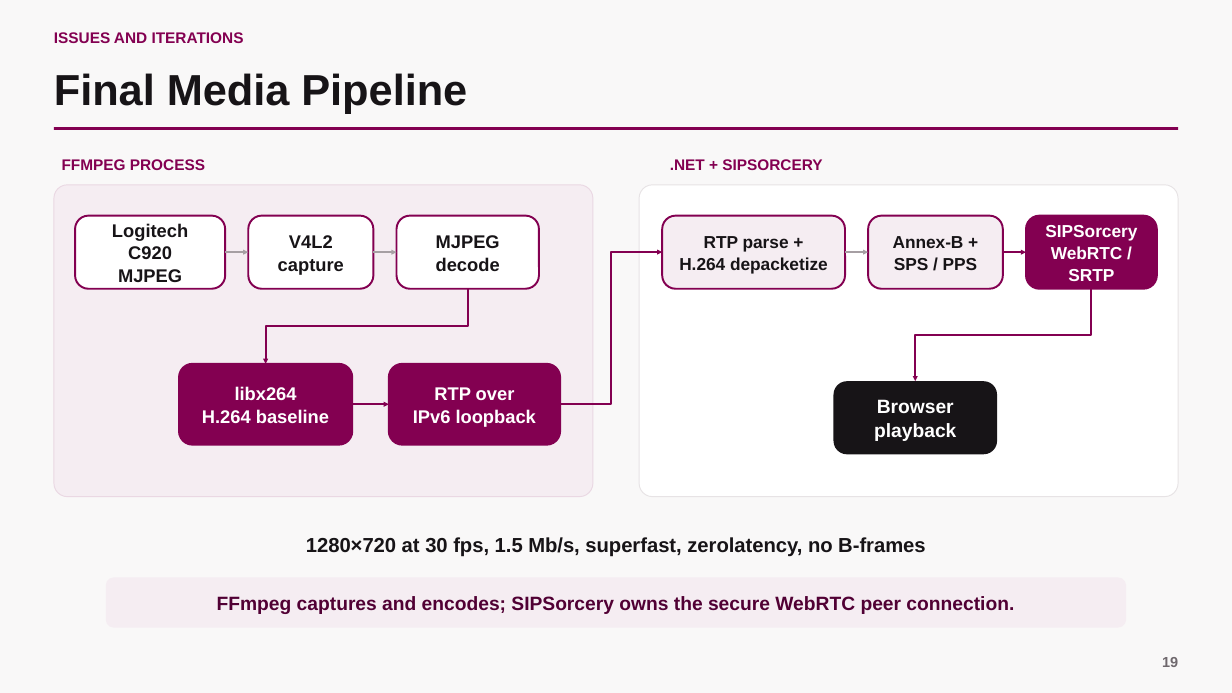
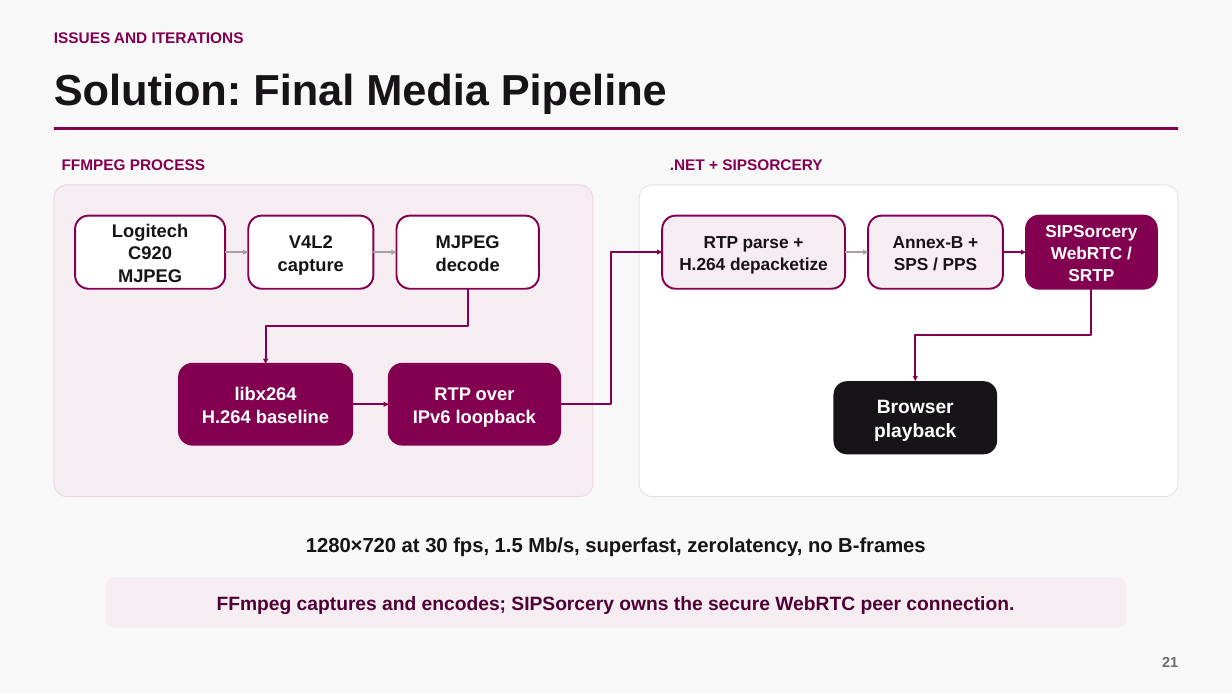
Before and after one commit to scarlet-radio-control/scarlet-radio-control, a slide deck: slide 21 of PRESENTATION.pptx (slide 19 before the commit). Drawn at 1232x693 pixels with LibreOffice and Linux fonts; fonts in the diff are those of the drawing. Boxes give left, top, right and bottom in pixels: in the first picture for what was removed or moved away, otherwise in the second. Text is boxed around its words. In the diff, an @@ line names an element or a change of style, - is before the commit and + after.

```diff
--- a/PRESENTATION.pptx
+++ b/PRESENTATION.pptx
@@ text at [54, 73, 667, 114]: text changed @@
-Final Media Pipeline
+Solution: Final Media Pipeline
@@ text at [1162, 657, 1178, 667]: text changed @@
-19
+21
```
Also in this commit, not shown: 11 other slides changed, 3 slides added, 1 slide removed.
